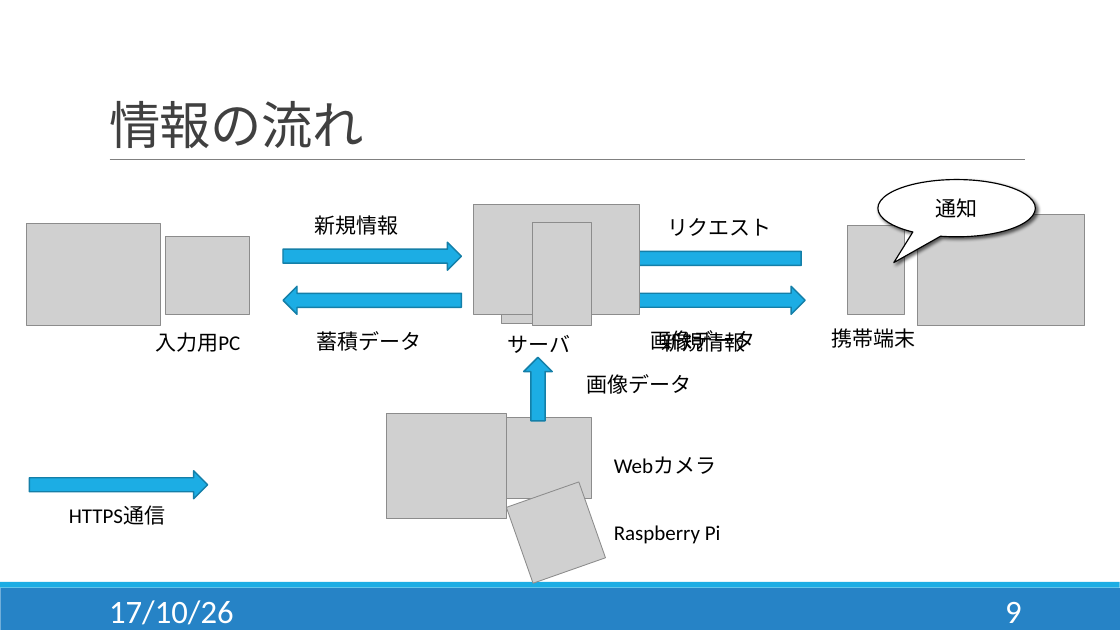
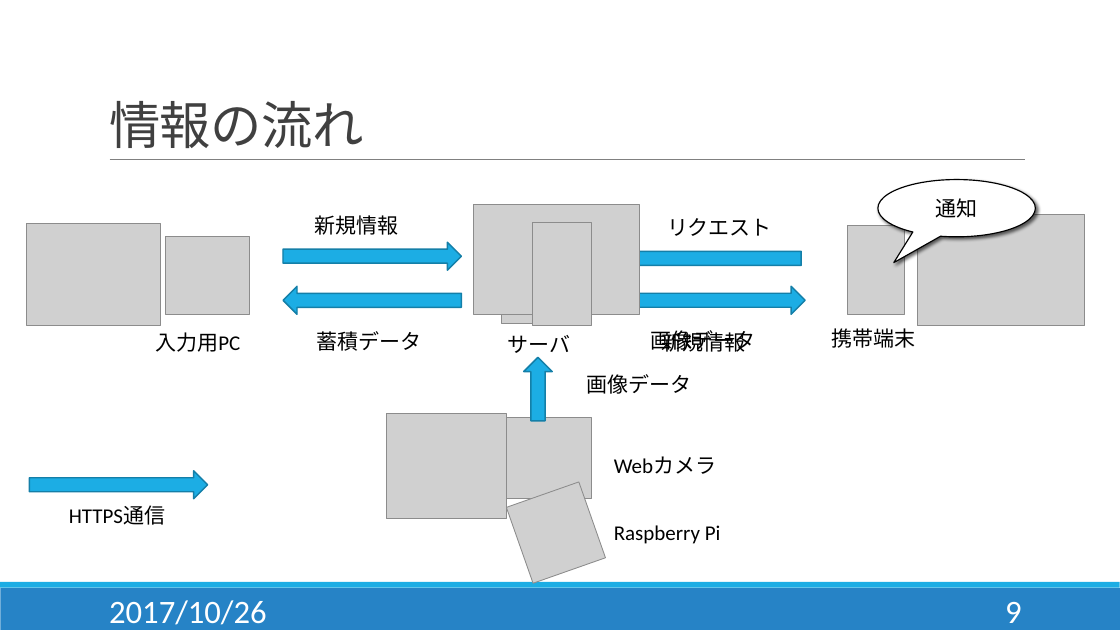
Before and after one commit to Hamato190360c/Siesta, a slide deck: slide 9 of 提案書発表/システム提案書_発表.pptx. Drawn at 1120x630 pixels with LibreOffice and Linux fonts; fonts in the diff are those of the drawing; grey boxes stand for pictures. Boxes give left, top, right and bottom in pixels: in the first picture for what was removed or moved away, otherwise in the second. Text is boxed around its words. In the diff, an @@ line names an element or a change of style, - is before the commit and + after.

```diff
--- a/提案書発表/システム提案書_発表.pptx
+++ b/提案書発表/システム提案書_発表.pptx
@@ text at box(109, 600, 266, 625): text changed @@
-17/10/26
+2017/10/26
```
Also in this commit, not shown: 20 other slides changed.
